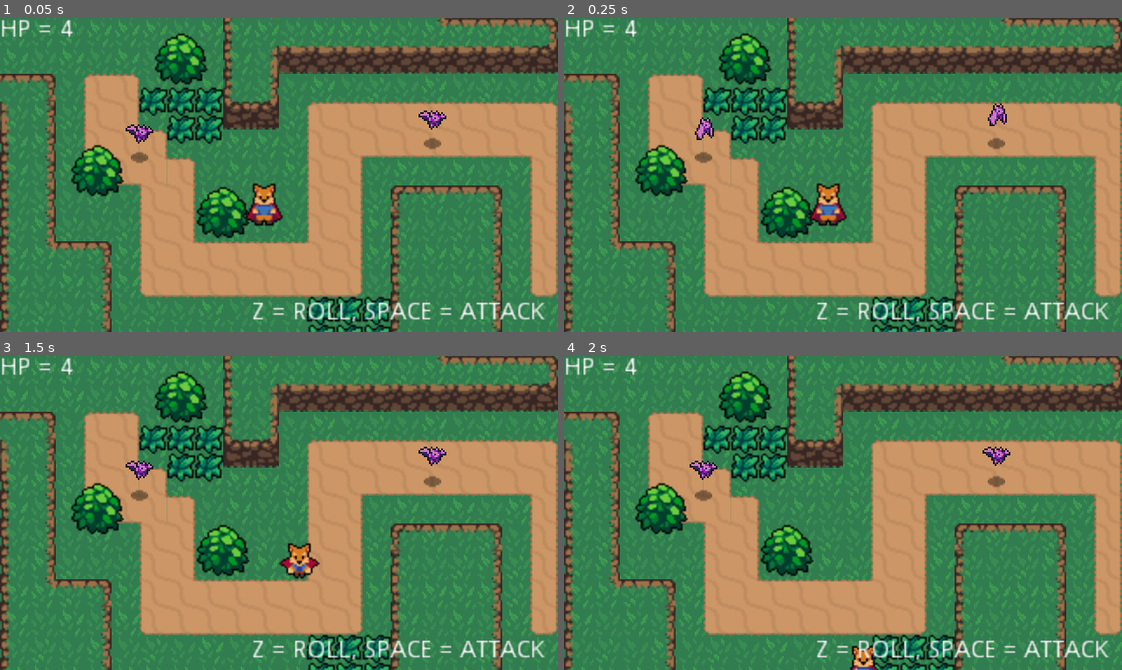
Above: before the commit, frames 1-4 (two rows, left to right).
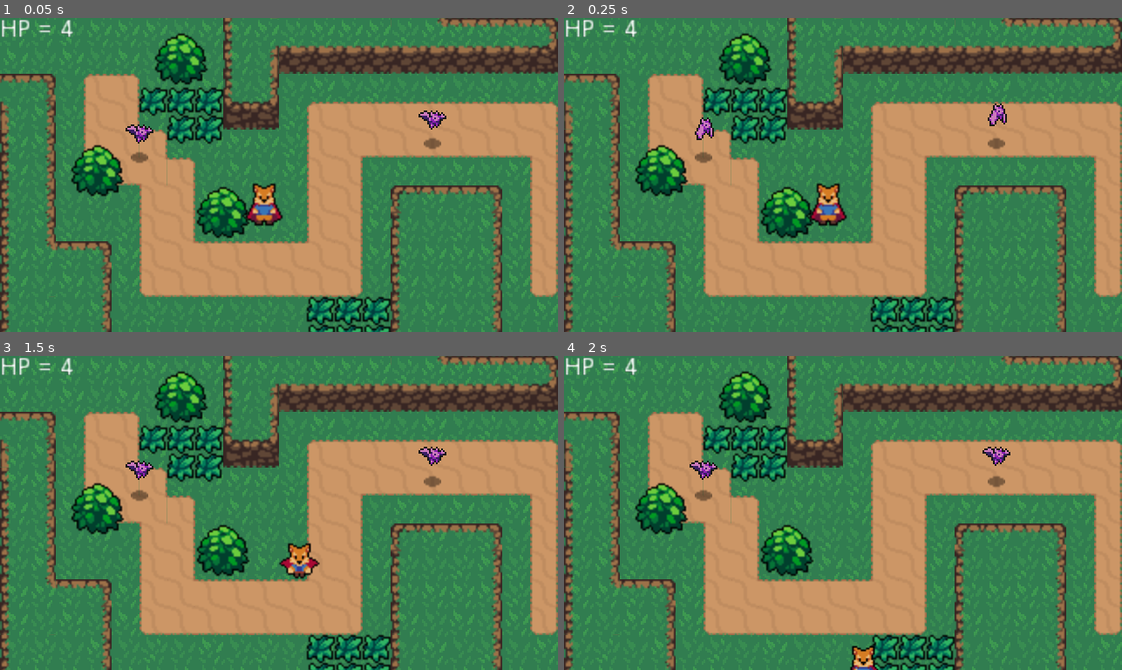
Above: after the commit, the same moments.

Repository: kylehorton33/topDownRPG
Game: Godot game, scene res://src/World.tscn
Same seed, same stepped clock (60 frames per second), same inputs: the game is played once before the commit and once after it.
Inputs:
- Up to frame 1 (0.05 s): no input
- Up to frame 2 (0.25 s): no input
- Up to frame 3 (1.5 s): hold Right (ui_right) 0.53-1.28 s; tap Space (attack) at 0.6 s; hold Down (ui_down) from 1.28 s (still down); tap Z (roll) at 1.35 s
- Up to frame 4 (2 s): keep holding Down (ui_down)

The runs differ from the first frame. In frame 1, 1.1% of the frame differs, in the area x 45-98%, y 90-97%; in frame 2, 1.1%; in frame 3, 1.1%; in frame 4, 1.1%.

Commit message:
remove instruction label

Diff:
--- a/src/World.tscn
+++ b/src/World.tscn
@@ -562,12 +562,3 @@
 position = Vector2( 248, 72 )
 
 [node name="HealthUI" parent="." instance=ExtResource( 8 )]
-
-[node name="Label" type="Label" parent="."]
-anchor_right = 1.0
-anchor_bottom = 1.0
-margin_left = 144.0
-margin_top = 162.0
-margin_right = 312.0
-margin_bottom = 176.0
-text = "Z = ROLL, SPACE = ATTACK"
